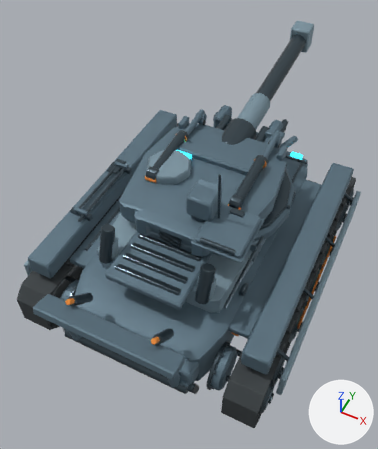
The FBX model unity/RogueCommandAssetAuthoring/Assets/RogueCommandExpansionSample/Models/ColossusSiegePlatform.fbx as it was, and as the next commit left it.
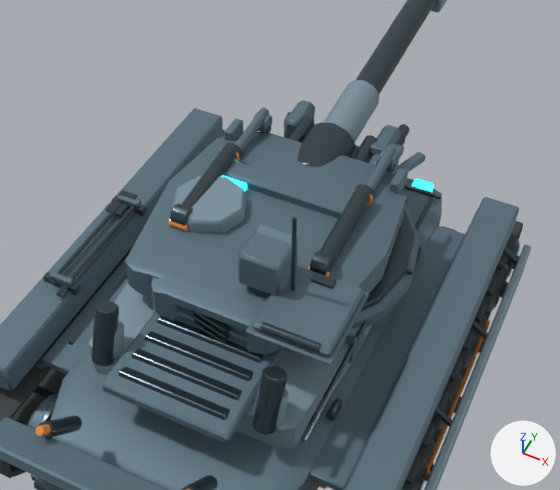
Each version appears first whole from a camera (50 mm lens) standing at (1.5, -3.33, 4.72) and looking at (-0.16, -0.01, 0.57), and next in a close-up on the part from 12% to 100% of the width and 10% to 75% of the height. Arrows for +X, +Y and +Z are at lower right; the lights stay in place. The first two pictures are the older version. Vertices at exactly the same position are counted once.

Names of what the first close-up shows: 'ColossusSiegePlatform_Batch_ColossusArmor', 'ColossusSiegePlatform_Batch_ColossusGunmetal', 'ColossusSiegePlatform_Batch_ColossusLightArmor', 'ColossusSiegePlatform_Batch_ColossusSignalAmber', 'ColossusSiegePlatform_Batch_ColossusTread', 'ColossusSiegePlatform_Batch_ColossusWheelRim' and 2 more.
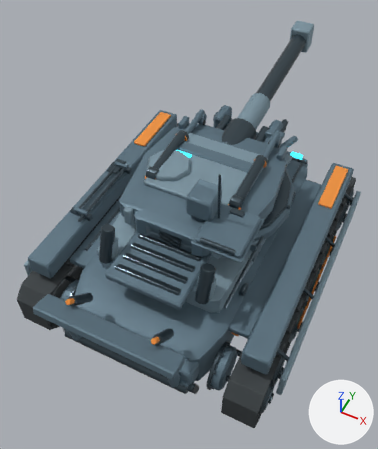
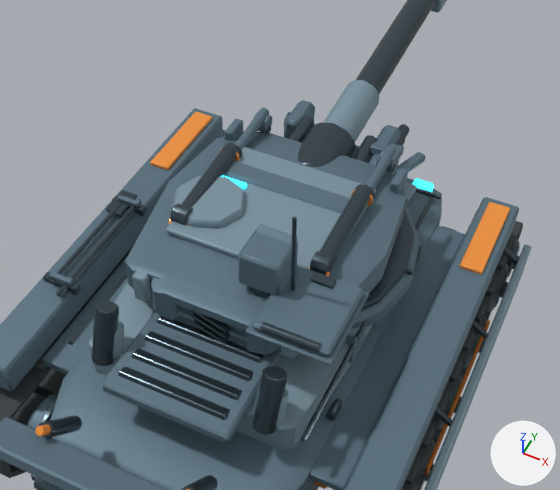
Where the newer file only moved an object's origin or applied its transform, the numbers keep the older frame.

What differs and where, as boxes [x1, y1, x2, y2] in the close-ups (560 x 490 px):
'ColossusSiegePlatform_Batch_ColossusSignalAmber', reshaped (mostly hidden): before [35, 150, 490, 490]; after [35, 112, 510, 490]
part 1 of me_tmp_colossusarmor_deck_mesh_002, added: after [132, 269, 151, 302]
part 2 of me_tmp_colossusarmor_deck_mesh_002, added (mostly hidden): after [281, 347, 297, 359]
part 3 of me_tmp_colossusarmor_deck_mesh_002, added (mostly hidden): after [403, 182, 417, 205]
part 4 of me_tmp_colossusarmor_deck_mesh_002, added: after [166, 147, 376, 274]
part 5 of me_cube_004, added (orange): after [150, 112, 212, 170]
part 6 of me_cube_004, added (orange): after [459, 202, 510, 274]

The change in detail:
me_cube_004 is used by ob_colossussiegeplatform_batch_colossussignalamber; location (-1.272, -0.05, 0.52).
me_cube_004 had 1484 vertices, 1552 faces and spanned x -0.01..2.55, y -1.67..1.65, z -0.11..1.03.
me_cube_004 now has 1532 vertices, 1604 faces and spans x -0.01..2.55, y -1.67..1.65, z -0.11..1.03.
me_cube_004 part 5: a new loose piece of 24 vertices spanning x 0.12..0.26, y 0.61..1.25, z 0.37..0.39, in mat_colossussignalamber (orange #f9993f).
me_cube_004 part 6: a new loose piece of 24 vertices spanning x 2.28..2.42, y 0.61..1.25, z 0.37..0.39, in mat_colossussignalamber (orange #f9993f).
me_tmp_colossusarmor_deck_mesh_002 is used by ob_colossussiegeplatform_batch_colossuslightarmor; location (0.0, 0.0, 0.0).
me_tmp_colossusarmor_deck_mesh_002 had 450 vertices, 454 faces and spanned x -1.35..1.35, y -1.26..2.95, z 0.36..1.52.
me_tmp_colossusarmor_deck_mesh_002 now has 546 vertices, 558 faces and spans x -1.35..1.35, y -1.26..2.95, z 0.36..1.52.
me_tmp_colossusarmor_deck_mesh_002 part 1: the loose piece of 24 vertices spanning x -1.35..-1.3, y -1.26..1.22, z 0.36..0.64 is copied, and the copy is scaled about its middle by (1.68, 0.197, 0.619), then moved by (0.89, -0.44, 0.72); it spans x -0.48..-0.4, y -0.71..-0.21, z 1.13..1.31.
me_tmp_colossusarmor_deck_mesh_002 part 2: the loose piece of 24 vertices spanning x 1.3..1.35, y -1.26..1.22, z 0.36..0.64 is copied, and the copy is scaled about its middle by (1.68, 0.197, 0.619), then moved by (-0.89, -0.44, 0.72); it spans x 0.4..0.48, y -0.71..-0.21, z 1.13..1.31.
me_tmp_colossusarmor_deck_mesh_002 part 3: a new loose piece of 24 vertices spanning x -0.52..0.52, y 0.83..1.25, z 0.77..0.88, in mat_colossuslightarmor (greyish blue #8199a6).
me_tmp_colossusarmor_deck_mesh_002 part 4: a new loose piece of 24 vertices spanning x -0.46..0.46, y -0.37..0.47, z 1.34..1.38, in mat_colossuslightarmor (greyish blue #8199a6).
